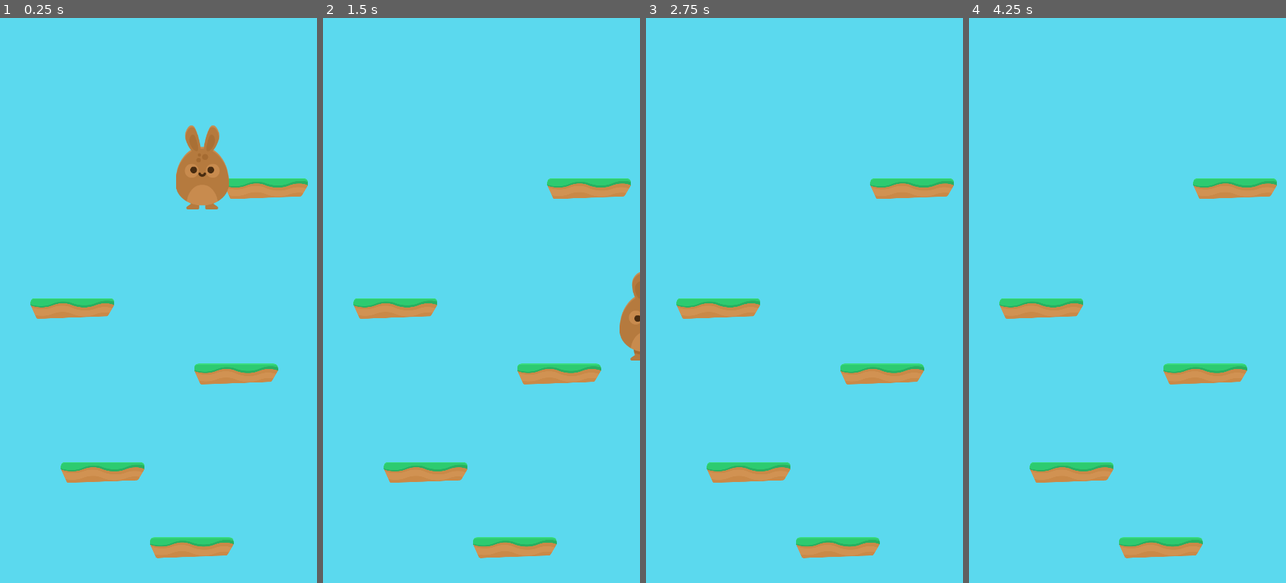
Above: before the commit, frames 1-4 (left to right).
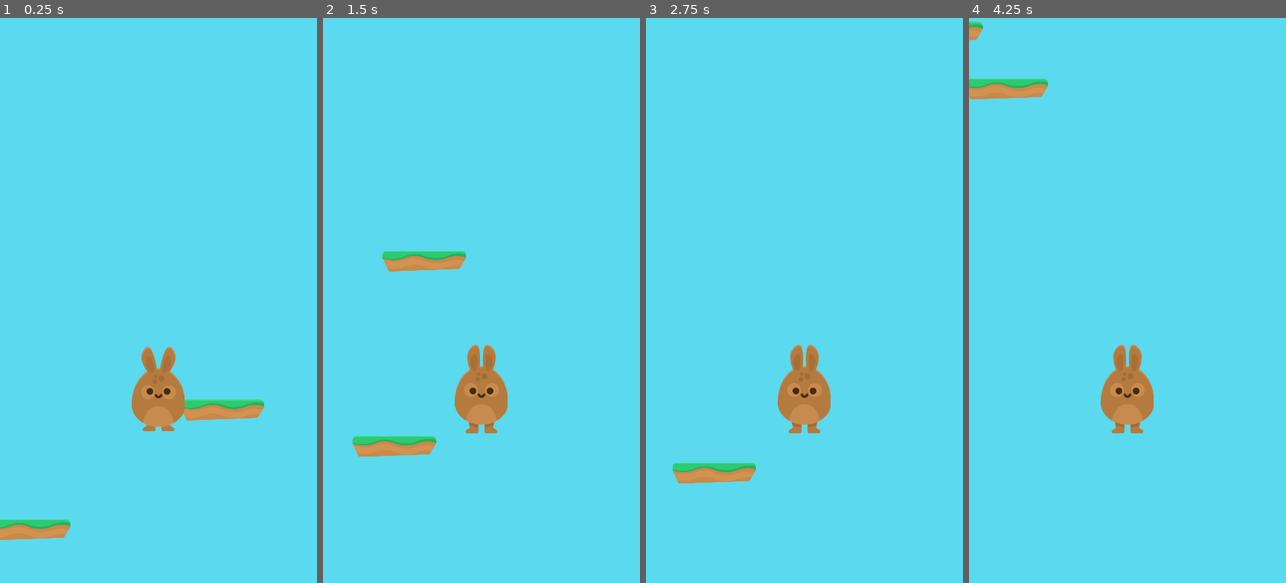
Above: after the commit, the same moments.

Repository: jagc/platformJump
Game: Godot game, scene res://scenes/game.tscn
The game is run twice, just before and just after one commit, with the same random seed, the same clock (stepped at 60 frames per second) and the same inputs.
Inputs:
- Up to frame 1 (0.25 s): no input
- Up to frame 2 (1.5 s): tap Enter (ui_accept) at 0.5, 0.77 s; hold Right (ui_right) 0.53-1.28 s; hold Left (ui_left) from 1.28 s (still down)
- Up to frame 3 (2.75 s): tap Enter (ui_accept) at 1.52 s; release Left (ui_left) at 2.03 s; hold Right (ui_right) from 2.03 s (still down)
- Up to frame 4 (4.25 s): tap Enter (ui_accept) at 3.02, 3.5, 3.77 s; release Right (ui_right) at 3.53 s; hold Left (ui_left) from 3.53 s (still down)

The runs differ from the first frame. In frame 1, 9.5% of the frame differs, in the area x 0-98%, y 19-96%; in frame 2, 8.5%; in frame 3, 6.2%; in frame 4, 7.1%.

Commit message:
added camera that follows the player

Diff:
--- a/scenes/player.tscn
+++ b/scenes/player.tscn
@@ -30,3 +30,7 @@
 [node name="AnimatedSprite" type="AnimatedSprite" parent="."]
 frames = SubResource( 2 )
 animation = "jump"
+
+[node name="camera" type="Camera2D" parent="."]
+offset = Vector2( 0, -200 )
+current = true
--- a/scripts/normalPlatform.gd
+++ b/scripts/normalPlatform.gd
@@ -7,6 +7,7 @@
 # Called when the node enters the scene tree for the first time.
 func _ready():
 	connect("body_entered", self, "_on_body_entered")
+	pass
 
 func _on_body_entered(body):
 	if body.name == "player":
